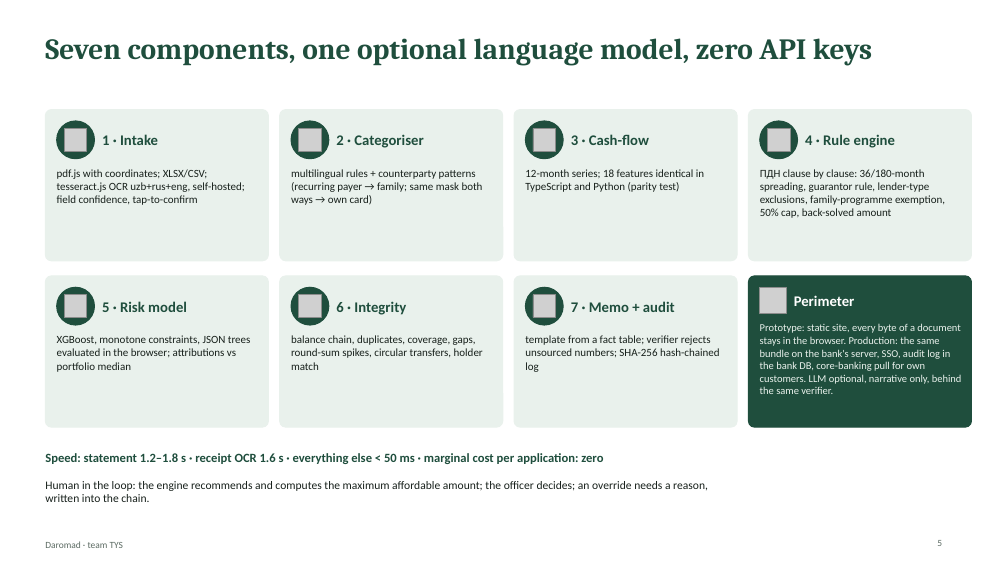
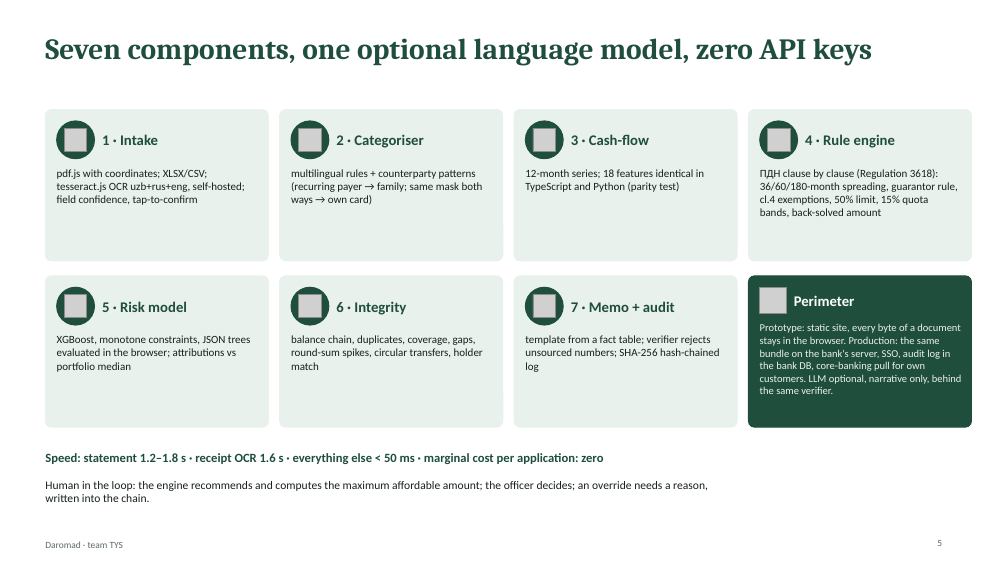
Before and after one commit to hmunisbekk-droid/TYS-fintech, a slide deck: slide 5 of deck/Daromad_TYS_deck.pptx. Drawn at 1008x567 pixels with LibreOffice and Linux fonts; fonts in the diff are those of the drawing; grey boxes stand for pictures. Boxes give left, top, right and bottom in pixels: in the first picture for what was removed or moved away, otherwise in the second. Text is boxed around its words. In the diff, an @@ line names an element or a change of style, - is before the commit and + after.

```diff
--- a/deck/Daromad_TYS_deck.pptx
+++ b/deck/Daromad_TYS_deck.pptx
@@ text at <box>760,169,958,217</box>: text changed @@
-ПДН clause by clause: 36/180-month spreading, guarantor rule, lender-type exclusions, family-programme exemption, 50% cap, back-solved amount
+ПДН clause by clause (Regulation 3618): 36/60/180-month spreading, guarantor rule, cl.4 exemptions, 50% limit, 15% quota bands, back-solved amount
```
Also in this commit, not shown: 7 other slides changed, 2 slides added, 9 other files.
